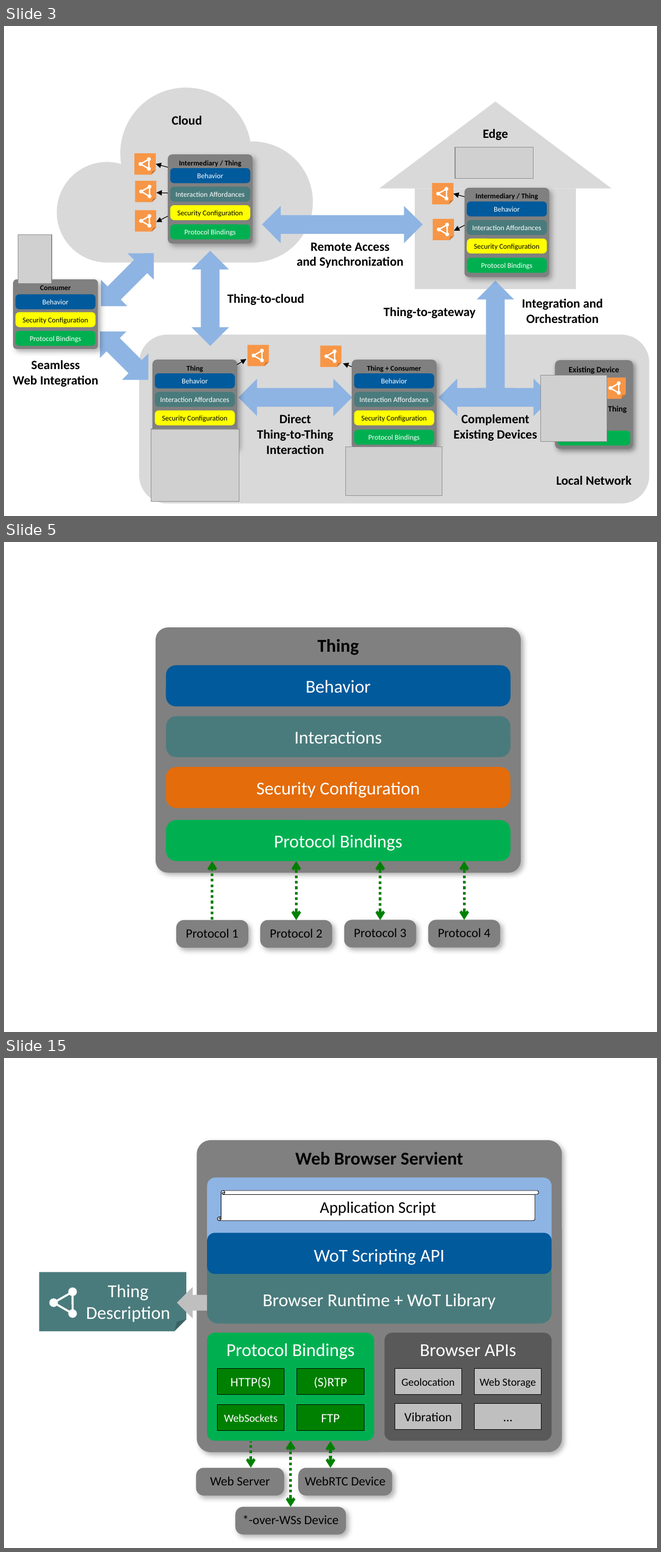
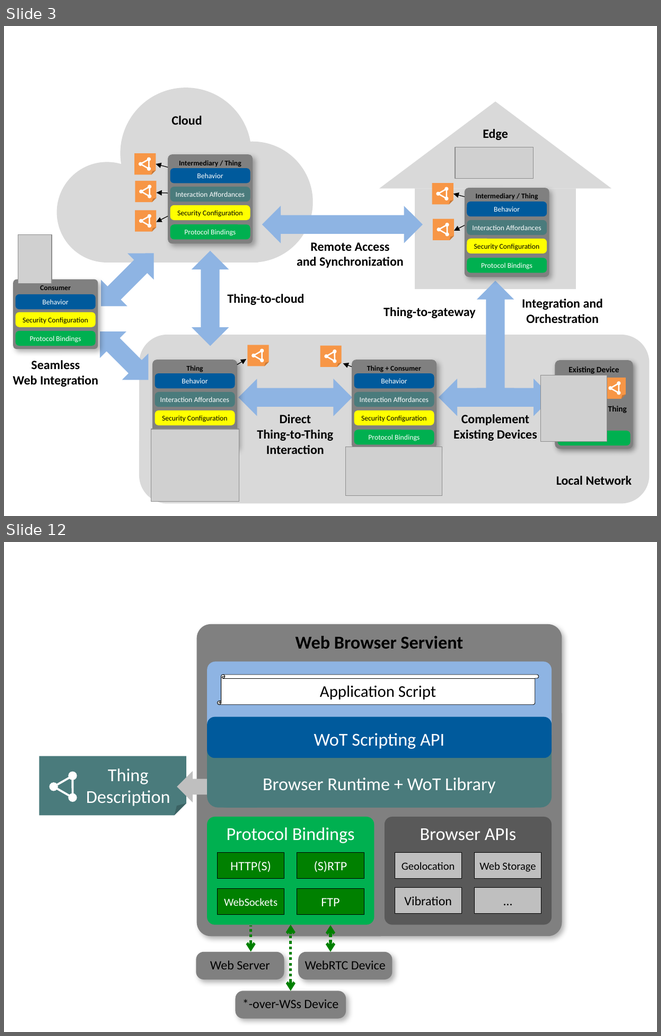
Before and after one commit to w3c/wot-architecture, a slide deck: images/wot-architecture-figures-new2.pptx. Shown one above the other, each under a label of ours: slides 3, 5 and 15 before the commit, slides 3 and 12 after it; the slides between them are not shown. The pictures are 661x1552 and 661x1036 pixels, drawn with LibreOffice and Linux fonts; fonts in the diff are those of the drawing; grey boxes stand for pictures. Boxes give left, top, right and bottom in pixels: in the first picture for what was removed or moved away, otherwise in the second. Text is boxed around its words. In the diff, an @@ line names an element or a change of style, - is before the commit and + after.

```diff
--- a/images/wot-architecture-figures-new2.pptx
+++ b/images/wot-architecture-figures-new2.pptx
@@ slide 5 removed at [4, 542, 657, 1032], background #FFFFFF @@
@@ rounded rectangle removed at [156, 627, 521, 872] @@
-Thing
@@ rounded rectangle removed at [166, 665, 511, 706] @@
-Behavior
@@ rounded rectangle removed at [166, 716, 511, 758] @@
-Interactions
@@ rounded rectangle removed at [166, 767, 511, 808] @@
-Security Configuration
@@ rounded rectangle removed at [166, 820, 511, 861] @@
-Protocol Bindings
@@ arrow removed from (212, 919) to (212, 861) @@
@@ double arrow removed from (296, 861) to (296, 920) @@
@@ double arrow removed from (380, 920) to (380, 861) @@
@@ double arrow removed from (465, 919) to (465, 861) @@
@@ rounded rectangle removed at [176, 920, 248, 947] @@
-Protocol 1
@@ rounded rectangle removed at [260, 920, 332, 947] @@
-Protocol 2
@@ rounded rectangle removed at [344, 919, 416, 947] @@
-Protocol 3
@@ rounded rectangle removed at [429, 919, 500, 947] @@
-Protocol 4
@@ what was slide 15 is now slide 12 @@
```
Also in this commit, not shown: 7 slides changed, 1 slide added, 3 other slides removed.
